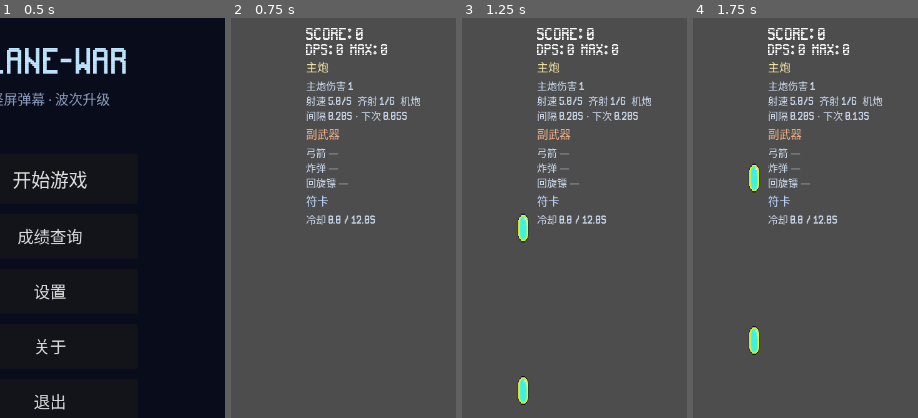
Above: before the commit, frames 1-4 (left to right).
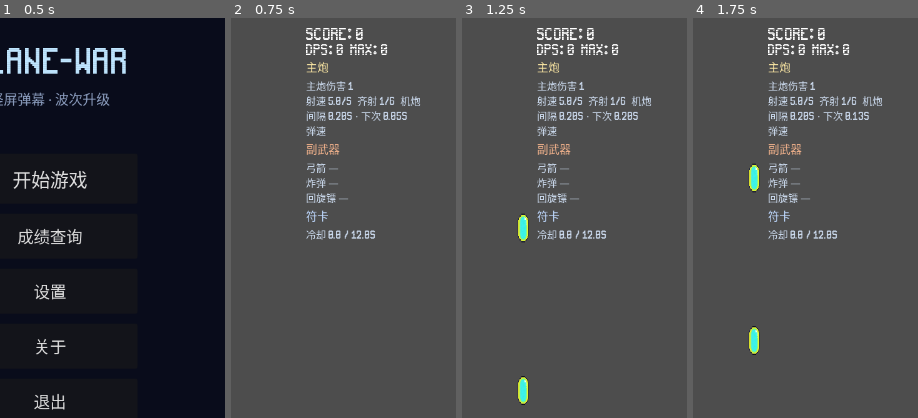
Above: after the commit, the same moments.

Repository: qingzhixing/plane-war
Game: Godot game, scene res://scenes/MainMenu.tscn
Same seed, same stepped clock (60 frames per second), same inputs: the game is played once before the commit and once after it. Sound files missing from this copy of the repository are replaced by a short silence.
Inputs:
- Up to frame 1 (0.5 s): no input
- Up to frame 2 (0.75 s): click "开始游戏" at 0.5 s
- Up to frame 3 (1.25 s): no input
- Up to frame 4 (1.75 s): click "暂停" at 1.25 s
The pictures show only the part of the screen within x 39-89%, y 0-50%; the shares and areas given below are measured in that part.

Frame 1 is identical in both runs. In frame 2, 2.2% of the frame differs, in the area x 33-64%, y 27-56%; in frame 3, 2.2%; in frame 4, 2.2%.

Commit message:
🎨 UI: 主炮栏显示弹速与连击弹速(+%%)
Made-with: Cursor

Diff:
--- a/scripts/hud.gd
+++ b/scripts/hud.gd
@@ -371,6 +371,7 @@
 	if _main_gun_stats == null or _side_weapon_stats == null or _spell_stats == null:
 		return
 	const C_FR := "#ffcc66"
+	const C_BS := "#7eb8da"
 	const C_DMG := "#f0a8a0"
 	var main_lines: PackedStringArray = []
 	var side_lines: PackedStringArray = []
@@ -393,10 +394,13 @@
 		if _player.has_method("get_main_fire_cd_remaining"):
 			main_cd = float(_player.get_main_fire_cd_remaining())
 		var fr_mult := 1.0
+		var bs_mult := 1.0
 		var dmg_bonus := 0
 		var base_dmg := 1
 		if _player.has_method("get_combo_fire_rate_mult"):
 			fr_mult = float(_player.get_combo_fire_rate_mult())
+		if _player.has_method("get_combo_bullet_speed_mult"):
+			bs_mult = float(_player.get_combo_bullet_speed_mult())
 		if _player.has_method("get_combo_damage_bonus"):
 			dmg_bonus = int(_player.get_combo_damage_bonus())
 		if _player.has_method("get_bullet_damage"):
@@ -411,6 +415,12 @@
 		line1 += "  齐射 %d/%d  %s" % [bc, bmax, mode_str]
 		main_lines.append(line1)
 		main_lines.append("间隔 %.2fs · 下次 %.2fs" % [eff_iv, main_cd])
+		var spd_line := "弹速"
+		if _player.has_method("bullet_speed"):
+			spd_line += " %.0f" % float(_player.bullet_speed)
+		if bs_mult > 1.009:
+			spd_line += "  [color=%s](连击+%.0f%%)[/color]" % [C_BS, (bs_mult - 1.0) * 100.0]
+		main_lines.append(spd_line)
 		if _player.has_method("has_weapon_unlocked") and _player.has_weapon_unlocked("arrow"):
 			var ar := float(_player.arrow_auto_interval) if "arrow_auto_interval" in _player else 1.4
 			var ar_rem := 0.0
